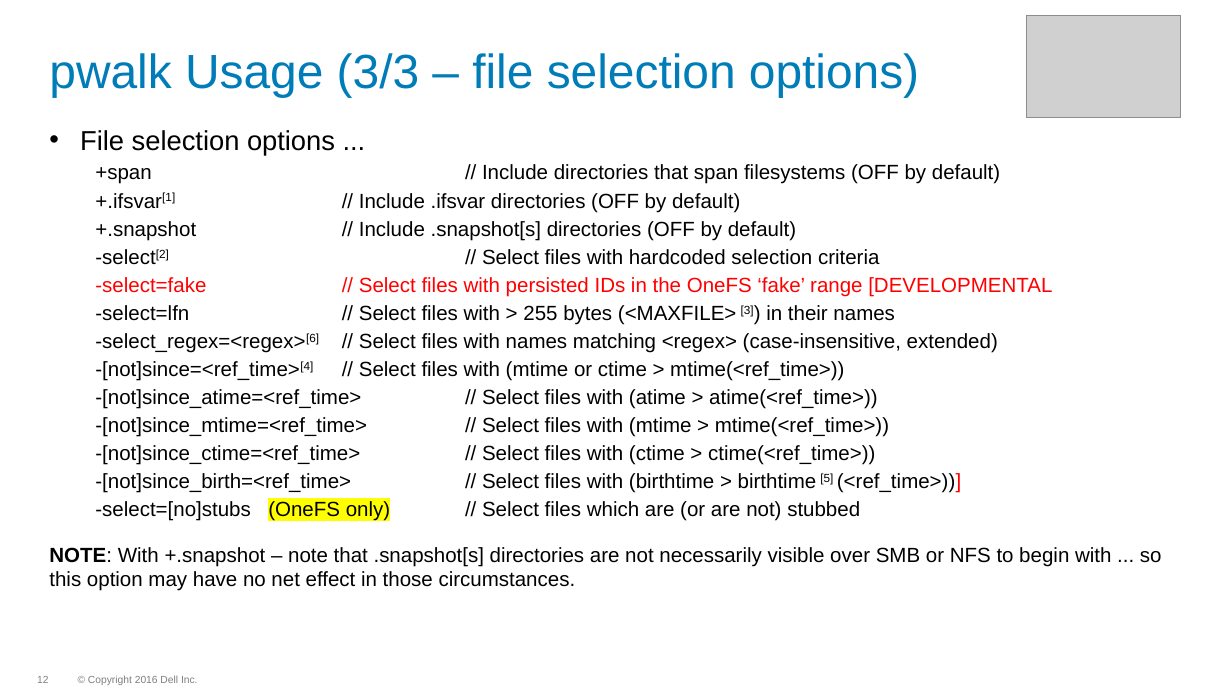
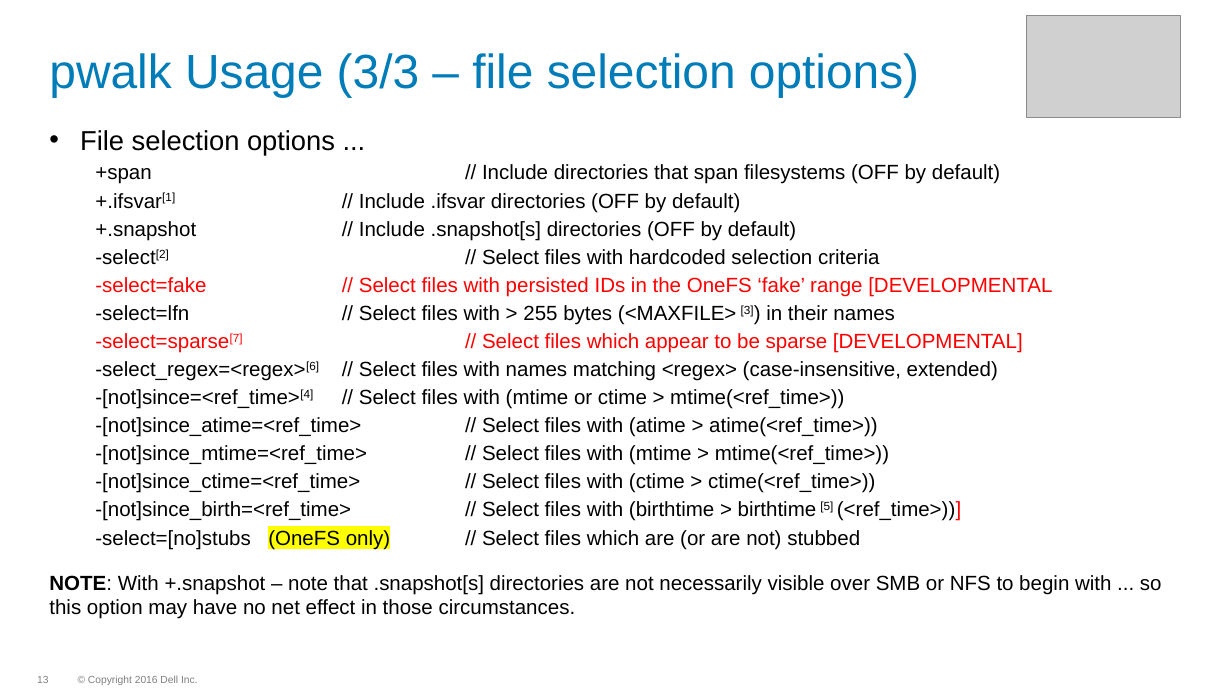
Before and after one commit to WhizBob/pwalk, a slide deck: slide 13 of doc/pwalk_slides.pptx (slide 12 before the commit). Drawn at 1232x693 pixels with LibreOffice and Linux fonts; fonts in the diff are those of the drawing; grey boxes stand for pictures; background and template pictures are left out. Boxes give left, top, right and bottom in pixels: in the first picture for what was removed or moved away, otherwise in the second. Text is boxed around its words. In the diff, an @@ line names an element or a change of style, - is before the commit and + after.

```diff
--- a/doc/pwalk_slides.pptx
+++ b/doc/pwalk_slides.pptx
@@ text at box(95, 333, 1023, 353): paragraph added @@
+  -select=sparse[7] // Select files which appear to be sparse [DEVELOPMENTAL]
```
Also in this commit, not shown: 1 other slide changed, 1 slide added, 6 other files.
